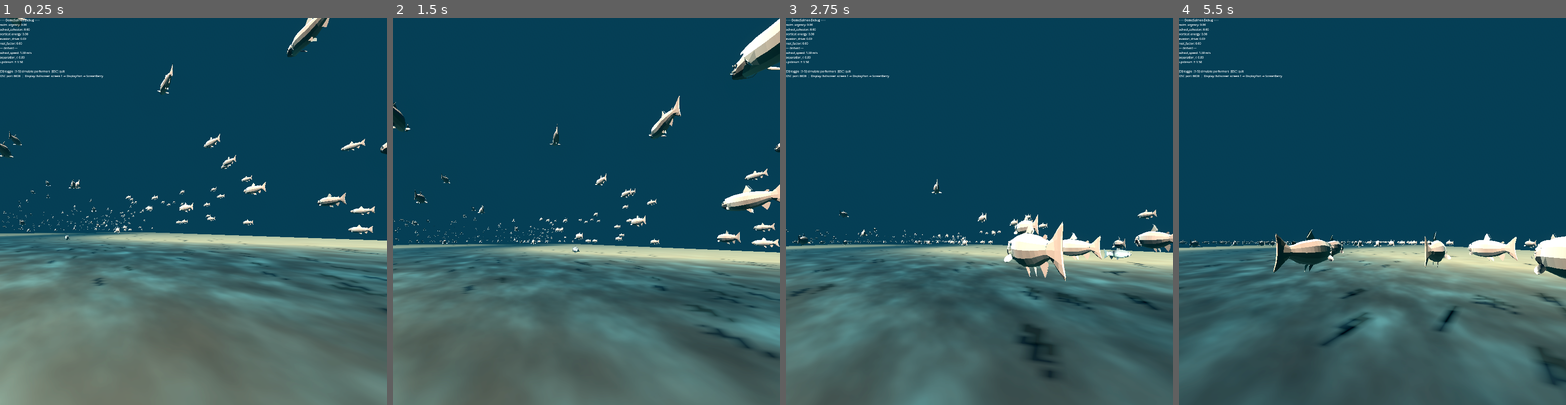
Above: before the commit, frames 1-4 (left to right).
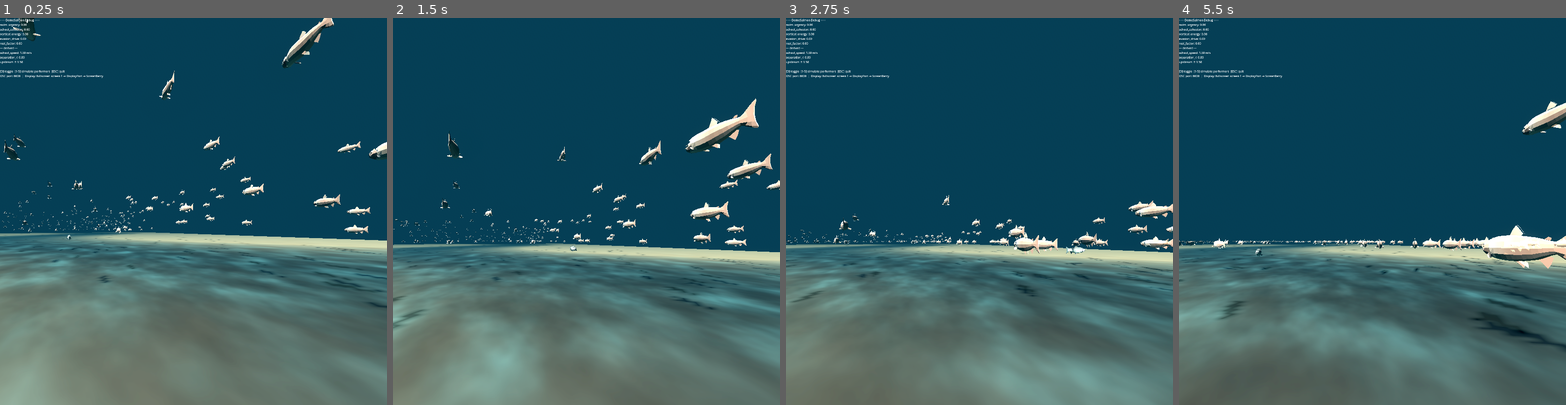
Above: after the commit, the same moments.

Repository: hollygrimm/dome-salmon
Game: Godot game, scene res://scenes/Main.tscn
Two runs of this game, one before a commit and one after it. Both use one fixed random seed, a clock stepped at 60 frames per second and the inputs below.
Inputs:
- Up to frame 1 (0.25 s): no input
- Up to frame 2 (1.5 s): tap Enter at 0.5 s; hold D (move_right) 0.53-1.28 s; tap 1 at 0.6 s; hold S (move_back) from 1.28 s (still down); tap 2 at 1.35 s
- Up to frame 3 (2.75 s): release S (move_back) at 2.03 s; hold D (move_right) from 2.03 s (still down); tap 3 at 2.1 s
- Up to frame 4 (5.5 s): release D (move_right) at 2.78 s; hold W (move_forward) 2.78-3.53 s; tap one key every 0.75 s from 2.85 s: 4 5 1 2; hold A (move_left) 3.53-5.03 s; hold S (move_back) from 5.03 s (still down)

The runs differ from the first frame. In frame 1, 3.8% of the frame differs, in the area x 0-100%, y 0-100%; in frame 2, 21%; in frame 3, 25%; in frame 4, 29%, in the area x 0-100%, y 21-100%.

Commit message:
feat: implement Salmon Afterlives cycle color ramp (2d)
Drive a 180-second wall-clock cycle that arcs the visual palette from
"fresh from ocean" to "spawning grounds":

- salmon_body: spawn_color_amount ramps 0 → 1 (red flank overlay)
- salmon_body: body_alpha ramps 1.0 → 0.6 over the cycle (translucent /
  spirit) — render_mode now uses depth_prepass_alpha so the school
  keeps casting shadows throughout the fade
- water_surface: water_shallow lerps cool teal → warm rose-grey
- riverbed: caustic_tint lerps cool blue → warm amber (sea-light to
  forest-light, supporting "by means of the river the ocean fed the
  forest")

Camera arc is now aligned with the cycle: travel_speed is set from
salmon_school.run_duration_sec via DomeCamera.set_arc_duration() and
loop_path is disabled. Camera holds at the soft-end-of-path while the
cycle finishes. Soft-end clamp in DomeCamera prevents the look-ahead
bug that pointed the camera straight up at curve endpoints.

See docs/specs/2026-04-27-cycle-color-ramp-design.md.

Diff:
--- a/scripts/DomeCamera.gd
+++ b/scripts/DomeCamera.gd
@@ -65,6 +65,12 @@
 var _current_basis: Basis
 var _paused: bool = false
 
+## Soft end-of-path. Beyond this ratio, look-ahead clamping at curve end
+## causes the camera to point straight up (look_target collapses onto the
+## camera's own position + the mode's UP offset). Computed in _ready() from
+## look_ahead_distance / curve length plus a small safety margin.
+var _max_progress: float = 1.0
+
 ## ── Lifecycle ───────────────────────────────────────────────────────────────
 
 func _ready() -> void:
@@ -74,8 +80,22 @@
 		return
 
 	_apply_mode_defaults()
+	_compute_max_progress()
 	_current_basis = global_transform.basis
 	_target_basis = _current_basis
+
+
+## Compute the soft end-of-path so look-ahead always has real path ahead
+## of it (avoids the camera-points-up bug at the curve endpoint).
+func _compute_max_progress() -> void:
+	var path: Path3D = _path_follow.get_parent() as Path3D
+	if path == null or path.curve == null:
+		return
+	var curve_length: float = path.curve.get_baked_length()
+	if curve_length <= 0.0:
+		return
+	# 0.02 is a tiny safety margin so we never quite touch the clamp boundary.
+	_max_progress = clampf(1.0 - look_ahead_distance / curve_length - 0.02, 0.0, 1.0)
 
 
 func _process(delta: float) -> void:
@@ -91,8 +111,11 @@
 
 	if not _paused:
 		_path_follow.progress_ratio += travel_speed * delta
-		if loop_path and _path_follow.progress_ratio >= 1.0:
-			_path_follow.progress_ratio = 0.0
+		if _path_follow.progress_ratio >= _max_progress:
+			if loop_path:
+				_path_follow.progress_ratio = 0.0
+			else:
+				_path_follow.progress_ratio = _max_progress  # hold at soft end
 
 	# ── 2. Position offset (height + forward) ────────────────────────────────
 	# PathFollow3D handles the path-tangent orientation; we shift in local space.
@@ -171,6 +194,15 @@
 	_apply_mode_defaults()
 
 
+## Configure travel_speed so the camera reaches the soft-end-of-path at
+## the given duration. Lets the camera arc be aligned with a narrative
+## timeline (e.g., the salmon-cycle ramp).
+func set_arc_duration(duration_sec: float) -> void:
+	if duration_sec <= 0.0:
+		return
+	travel_speed = _max_progress / duration_sec
+
+
 ## Teleport to a specific point on the path (0.0 – 1.0).
 func seek(ratio: float) -> void:
 	if _path_follow:
--- a/scripts/Main.gd
+++ b/scripts/Main.gd
@@ -126,8 +126,11 @@
 	dome_camera.name = "DomeCamera"
 	dome_camera.camera_mode = DomeCamera.CameraMode.UNDERWATER
 	dome_camera.look_ahead_distance = 14.0  # look further down the river
-	dome_camera.travel_speed = 0.015        # ~0.9 m/s, slower than fish so they catch up
+	dome_camera.loop_path = false           # hold at soft end instead of wrapping
 	follow.add_child(dome_camera)
+	# Align the camera arc with the salmon-cycle ramp so we arrive at the
+	# headwaters as the school finishes spawning. Sets travel_speed internally.
+	dome_camera.set_arc_duration(salmon_school.run_duration_sec)
 	dome_camera.make_current()
 
 	# Retire the original static camera from the scene
--- a/scripts/RiverEnvironment.gd
+++ b/scripts/RiverEnvironment.gd
@@ -24,6 +24,16 @@
 @export var river_width: float  = 28.0
 @export var river_length: float = 60.0
 @export var water_depth: float  = 3.5   # distance from surface to bed
+
+# --- Cycle color ramp (Salmon Afterlives) ---
+## Match SalmonSchool.run_duration_sec so the warmth shift is in lock-step
+## with the spawning-flank ramp on the salmon body.
+## See docs/specs/2026-04-27-cycle-color-ramp-design.md.
+@export var run_duration_sec: float = 180.0
+@export var water_shallow_start: Color = Color(0.18, 0.42, 0.48, 0.72)  # cool teal
+@export var water_shallow_end:   Color = Color(0.45, 0.30, 0.30, 0.72)  # warm rose-grey
+@export var caustic_tint_start:  Color = Color(0.40, 0.75, 0.80, 1.0)   # cool blue
+@export var caustic_tint_end:    Color = Color(0.85, 0.55, 0.30, 1.0)   # warm amber
 
 # Turbulence driven by ParameterBank — water reacts to performer energy
 var _turbulence: float = 0.2
@@ -141,16 +151,24 @@
 # --- Dynamic shader updates ---
 
 func _update_shader_params() -> void:
+	# Wall-clock cycle amount, shared with SalmonSchool's spawn-color ramp.
+	var elapsed := Time.get_ticks_msec() * 0.001
+	var cycle_amount := clampf(elapsed / run_duration_sec, 0.0, 1.0)
+
 	if water_surface and water_surface.material_override:
 		var mat := water_surface.material_override as ShaderMaterial
 		mat.set_shader_parameter("turbulence", _turbulence)
 		# Wave speed increases with urgency
 		mat.set_shader_parameter("wave_speed",
 			lerp(0.3, 1.2, ParameterBank.swim_urgency))
+		mat.set_shader_parameter("water_shallow",
+			water_shallow_start.lerp(water_shallow_end, cycle_amount))
 
 	if riverbed and riverbed.material_override:
 		var mat := riverbed.material_override as ShaderMaterial
 		mat.set_shader_parameter("turbulence", _turbulence)
+		mat.set_shader_parameter("caustic_tint",
+			caustic_tint_start.lerp(caustic_tint_end, cycle_amount))
 
 	# Sun flickers slightly during evasion (predator shadow)
 	if sun_light:
--- a/scripts/SalmonSchool.gd
+++ b/scripts/SalmonSchool.gd
@@ -51,11 +51,17 @@
 ## Only the upstream component is dampened — separation/cohesion are preserved.
 @export_range(0.0, 1.0, 0.05) var pool_rest_factor: float = 0.85
 
+# --- Cycle color ramp (Salmon Afterlives) ---
+## How long the spawning-color cycle takes to fully ramp from 0 → 1.
+## After this duration, spawn_color_amount holds at 1.0 (no loop, no fade).
+@export var run_duration_sec: float = 180.0
+
 # --- Internal state ---
 var _positions: PackedVector3Array
 var _velocities: PackedVector3Array
 var _phases: PackedFloat32Array      # per-fish undulation phase offset
 var _flee_states: PackedByteArray    # per-fish hysteresis flag for FleeBehavior
+var _salmon_mat: ShaderMaterial      # held so cycle ramp can update it each frame
 
 
 func _ready() -> void:
@@ -72,17 +78,20 @@
 	# Try to load salmon.glb — fall back to capsule if not present
 	var mesh: Mesh = _load_fish_mesh()
 
-	# Apply salmon body shader
-	var mat := ShaderMaterial.new()
-	mat.shader = load("res://shaders/salmon_body.gdshader")
-	mat.set_shader_parameter("base_color", Color(0.72, 0.58, 0.52, 1.0))
-	mat.set_shader_parameter("belly_color", Color(0.88, 0.82, 0.76, 1.0))
-	mat.set_shader_parameter("spawn_color", Color(0.78, 0.18, 0.12, 1.0))
-	mat.set_shader_parameter("undulation_speed", 3.5)
-	mat.set_shader_parameter("undulation_amplitude", 0.06)
-	mat.set_shader_parameter("wave_frequency", 1.5)
+	# Apply salmon body shader (held at member scope so the cycle ramp can
+	# update spawn_color_amount each frame).
+	_salmon_mat = ShaderMaterial.new()
+	_salmon_mat.shader = load("res://shaders/salmon_body.gdshader")
+	_salmon_mat.set_shader_parameter("base_color", Color(0.72, 0.58, 0.52, 1.0))
+	_salmon_mat.set_shader_parameter("belly_color", Color(0.88, 0.82, 0.76, 1.0))
+	_salmon_mat.set_shader_parameter("spawn_color", Color(0.78, 0.18, 0.12, 1.0))
+	_salmon_mat.set_shader_parameter("spawn_color_amount", 0.0)
+	_salmon_mat.set_shader_parameter("body_alpha", 1.0)  # ramped 1.0 → 0.6 by _update_cycle
+	_salmon_mat.set_shader_parameter("undulation_speed", 3.5)
+	_salmon_mat.set_shader_parameter("undulation_amplitude", 0.06)
+	_salmon_mat.set_shader_parameter("wave_frequency", 1.5)
 	for s in mesh.get_surface_count():
-		mesh.surface_set_material(s, mat)
+		mesh.surface_set_material(s, _salmon_mat)
 
 	mm.mesh = mesh
 	multimesh = mm
@@ -148,8 +157,24 @@
 
 
 func _process(delta: float) -> void:
+	_update_cycle()
 	_update_boids(delta)
 	_write_transforms()
+
+
+## Drive spawn_color_amount + body_alpha from a wall-clock ramp over
+## run_duration_sec. See docs/specs/2026-04-27-cycle-color-ramp-design.md.
+##
+## body_alpha ramps 1.0 (solid, fresh from ocean) → 0.6 (translucent,
+## spawning/spirit). Stays above the depth_prepass_alpha threshold so the
+## salmon keep casting shadows across the whole cycle.
+func _update_cycle() -> void:
+	if _salmon_mat == null:
+		return
+	var elapsed := Time.get_ticks_msec() * 0.001
+	var cycle_amount := clampf(elapsed / run_duration_sec, 0.0, 1.0)
+	_salmon_mat.set_shader_parameter("spawn_color_amount", cycle_amount)
+	_salmon_mat.set_shader_parameter("body_alpha", lerpf(1.0, 0.6, cycle_amount))
 
 
 func _update_boids(delta: float) -> void:
--- a/shaders/salmon_body.gdshader
+++ b/shaders/salmon_body.gdshader
@@ -8,7 +8,7 @@
 //   wave_frequency      — number of full waves along body length
 
 shader_type spatial;
-render_mode cull_back, diffuse_lambert, specular_schlick_ggx;
+render_mode blend_mix, depth_prepass_alpha, cull_back, diffuse_lambert, specular_schlick_ggx;
 
 // --- Uniforms (set from GDScript or Inspector) ---
 uniform float undulation_speed : hint_range(0.5, 10.0) = 3.0;
@@ -24,6 +24,9 @@
 uniform vec4 spawn_color : source_color = vec4(0.75, 0.15, 0.1, 1.0);
 
 uniform sampler2D texture_albedo : source_color, hint_default_white;
+
+// Body opacity — 1.0 = solid, lower values let water/fish behind show through.
+uniform float body_alpha : hint_range(0.0, 1.0) = 0.6;
 
 void vertex() {
 	// UV.y = 0 at tail, 1 at nose (assumes mesh UV is laid out this way)
@@ -62,4 +65,8 @@
 	// Fresnel rim — wet sheen where light grazes the body edge.
 	float fresnel = pow(1.0 - clamp(dot(NORMAL, VIEW), 0.0, 1.0), 3.0);
 	ALBEDO += vec3(0.25, 0.32, 0.38) * fresnel * 0.4;
+
+	// Slight transparency — silhouette stays solid, flat-on areas soften.
+	// Fresnel boost keeps edges opaque so the fish reads as a coherent shape.
+	ALPHA = clamp(body_alpha + fresnel * 0.3, 0.0, 1.0);
 }
